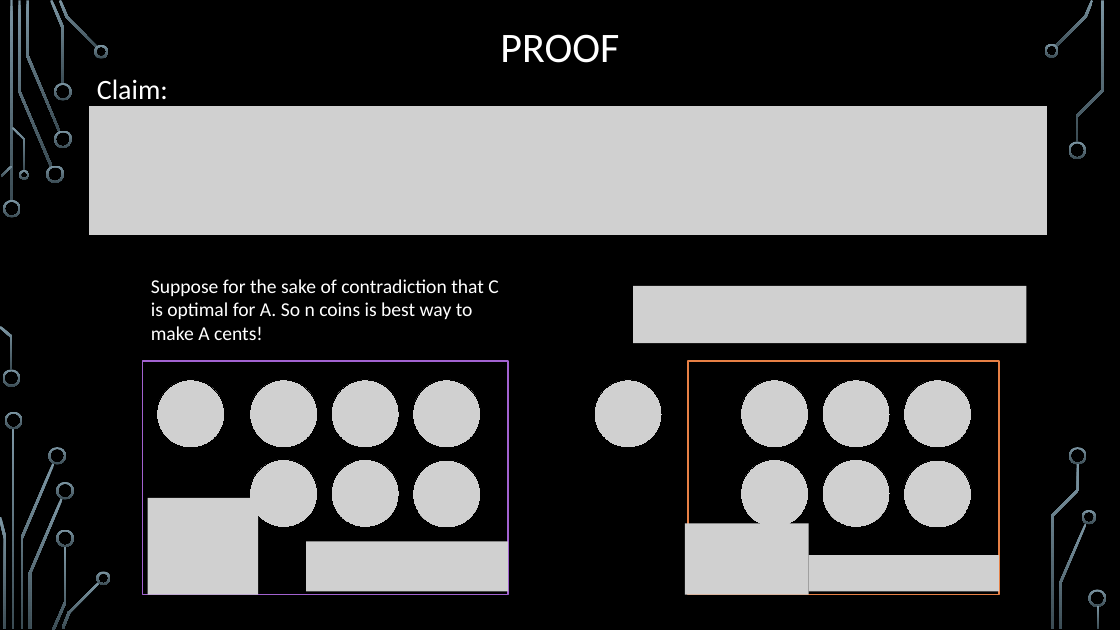
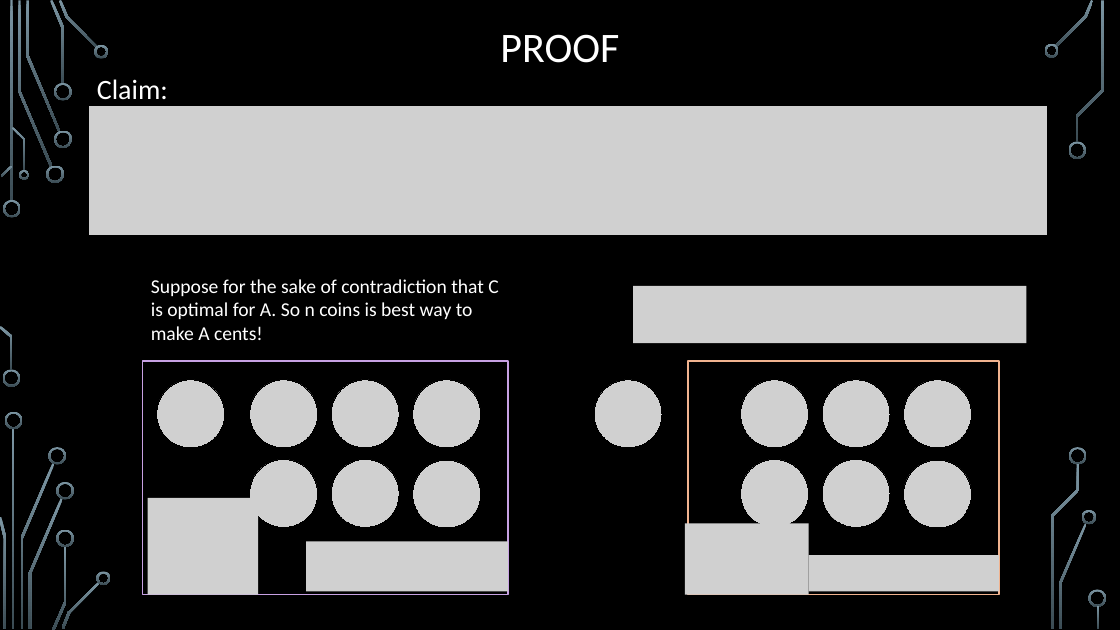
Before and after one commit to markfloryan/dsa2, a slide deck: slide 18 of slides/03-1-GreedyIntroChange.pptx. Drawn at 1120x630 pixels with LibreOffice and Linux fonts; fonts in the diff are those of the drawing; grey boxes stand for pictures; background and template pictures are left out. Boxes give left, top, right and bottom in pixels: in the first picture for what was removed or moved away, otherwise in the second. Text is boxed around its words. In the diff, an @@ line names an element or a change of style, - is before the commit and + after.

```diff
--- a/slides/03-1-GreedyIntroChange.pptx
+++ b/slides/03-1-GreedyIntroChange.pptx
@@ rectangle at box(143, 361, 508, 596): outline #A262D0 1.25 pt to #C7A1E3 1.25 pt @@
@@ rectangle at box(688, 361, 999, 596): outline #E78045 1.25 pt to #F1B38F 1.25 pt @@
```
Also in this commit, not shown: 25 other slides changed, 3 other files.
